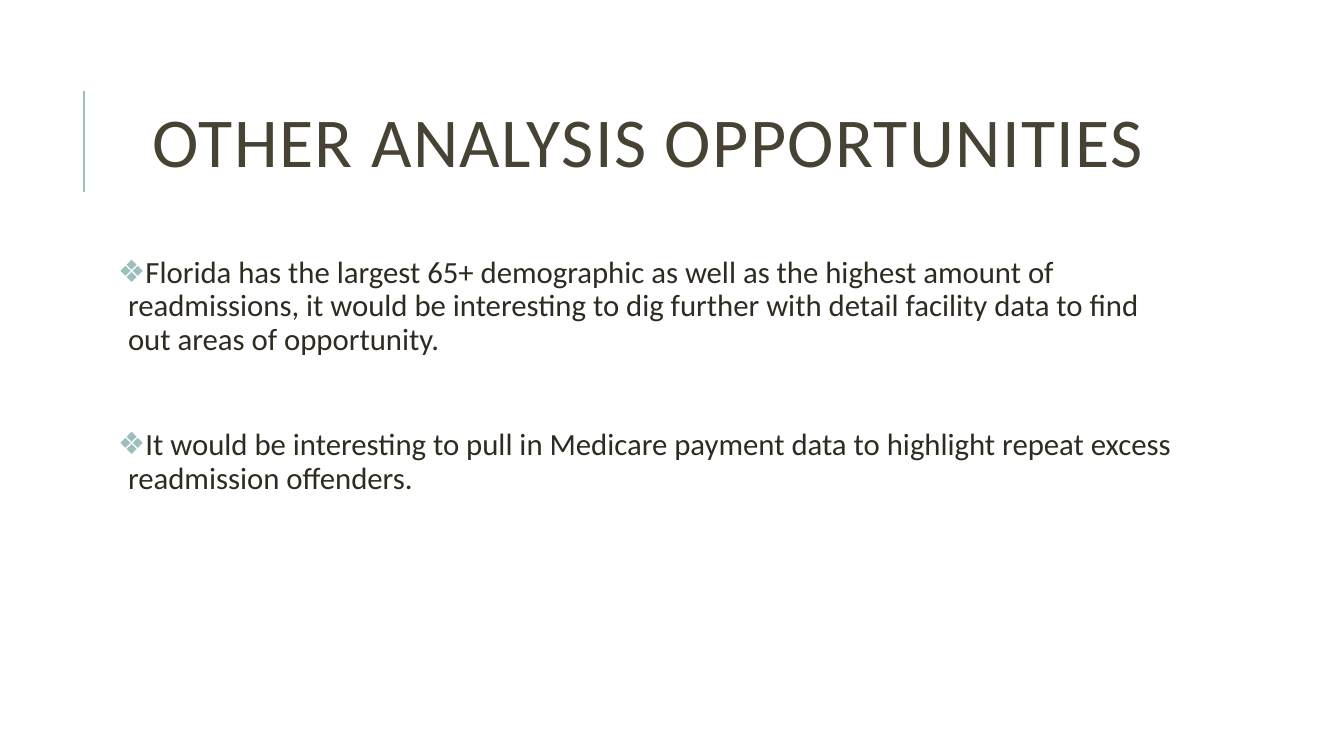
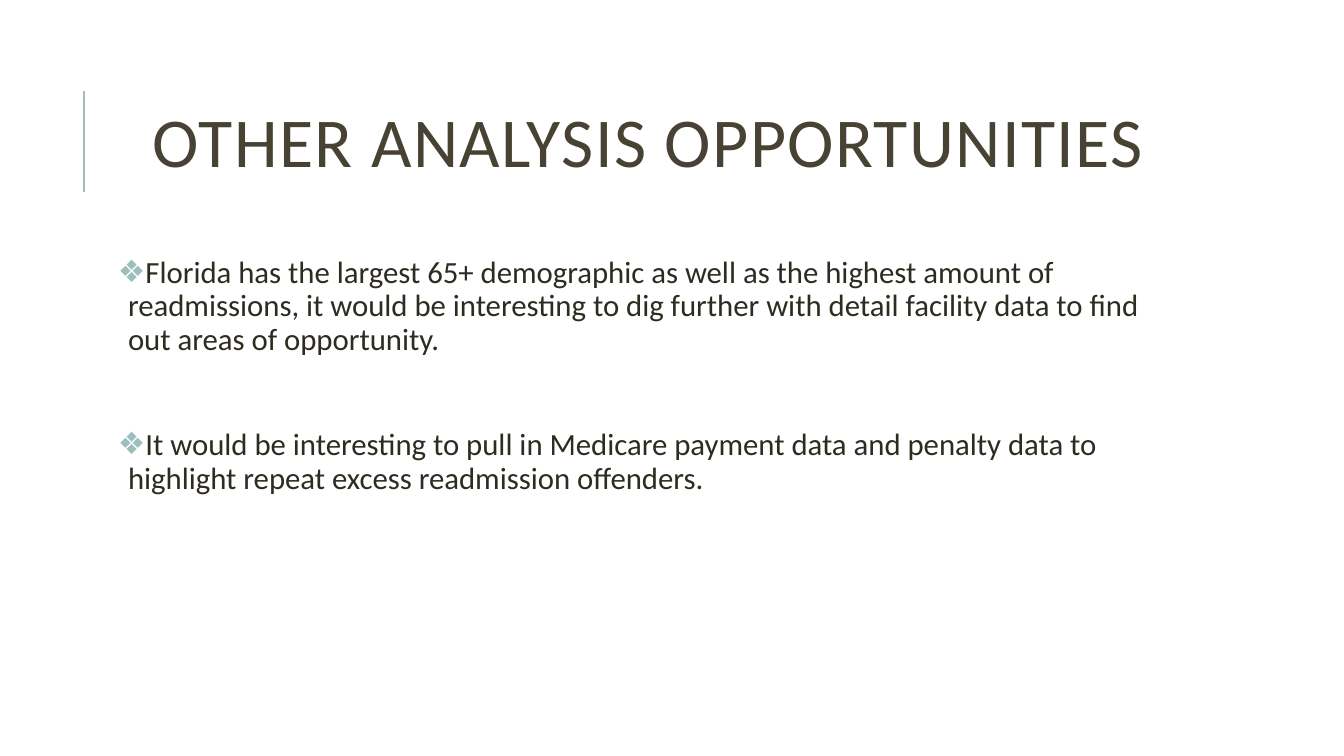
Before and after one commit to ckinzer05/healthcare-Readmission-nss-capstone-2019, a slide deck: slide 7 of Healthcare Medicare Quality Analysis.pptx (slide 10 before the commit). Drawn at 1344x756 pixels with LibreOffice and Linux fonts; fonts in the diff are those of the drawing. Boxes give left, top, right and bottom in pixels: in the first picture for what was removed or moved away, otherwise in the second. Text is boxed around its words. In the diff, an @@ line names an element or a change of style, - is before the commit and + after.

```diff
--- a/Healthcare Medicare Quality Analysis.pptx
+++ b/Healthcare Medicare Quality Analysis.pptx
@@ text at [128, 433, 1096, 495]: text changed @@
-❖ It would be interesting to pull in Medicare payment data to highlight repeat excess readmission offenders.
+❖ It would be interesting to pull in Medicare payment data and penalty data to highlight repeat excess readmission offenders.
```
Also in this commit, not shown: 4 other slides changed, 1 slide added, 5 slides removed, 2 other files.
